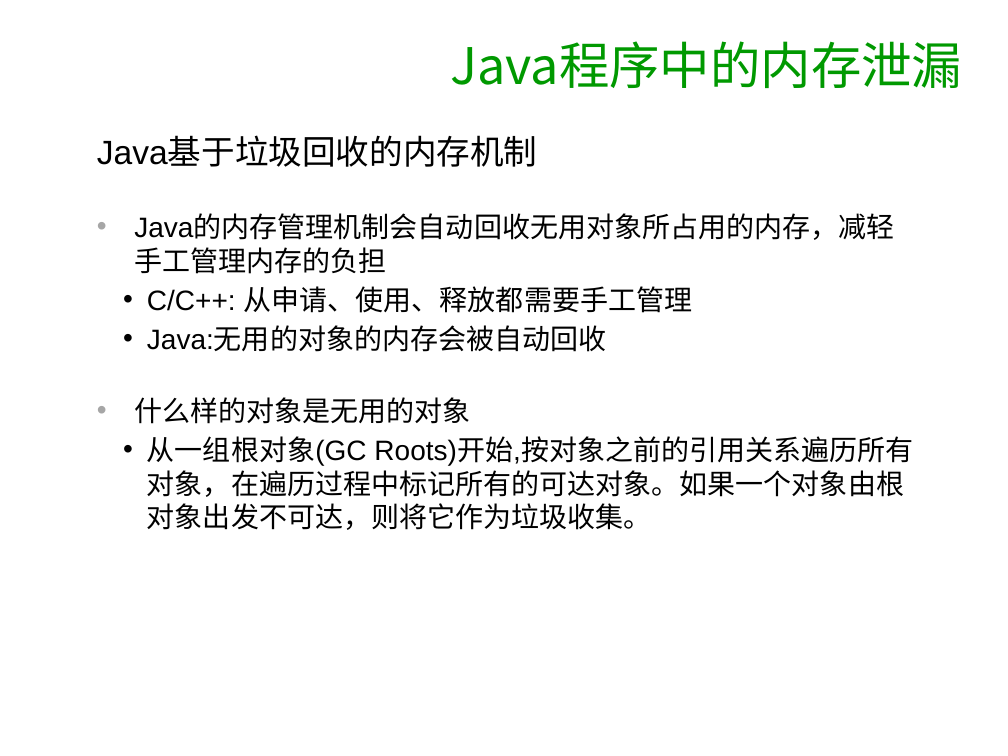
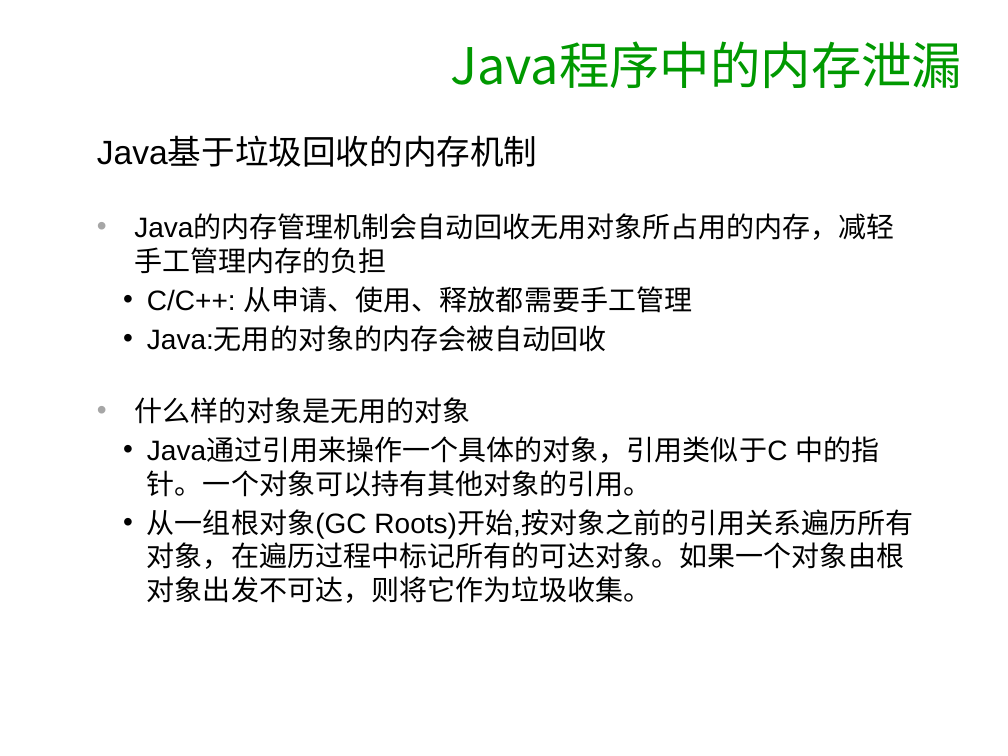
Before and after one commit to songzhengxuan/kata, a slide deck: slide 5 of ppt/ppt.ppt. Drawn at 1008x756 pixels with LibreOffice and Linux fonts; fonts in the diff are those of the drawing; background and template pictures are left out. Boxes give left, top, right and bottom in pixels: in the first picture for what was removed or moved away, otherwise in the second. Text is boxed around its words. In the diff, an @@ line names an element or a change of style, - is before the commit and + after.

```diff
--- a/ppt/ppt.ppt
+++ b/ppt/ppt.ppt
@@ text at (147, 436, 879, 497): paragraph added @@
+  • Java通过引用来操作一个具体的对象，引用类似于C 中的指针。一个对象可以持有其他对象的引用。
```
Also in this commit, not shown: 7 other slides changed, 51 other files.
